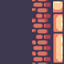
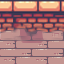
Layered file, before and after one edit (64 x 64). Changes by layer:
added layer "Layer 7 copy" above "Layer 7" over (0, 0, 64, 64)
hid "Layer 6" over (0, 0, 64, 64)
hid "Layer 0" over (0, 0, 64, 64)
